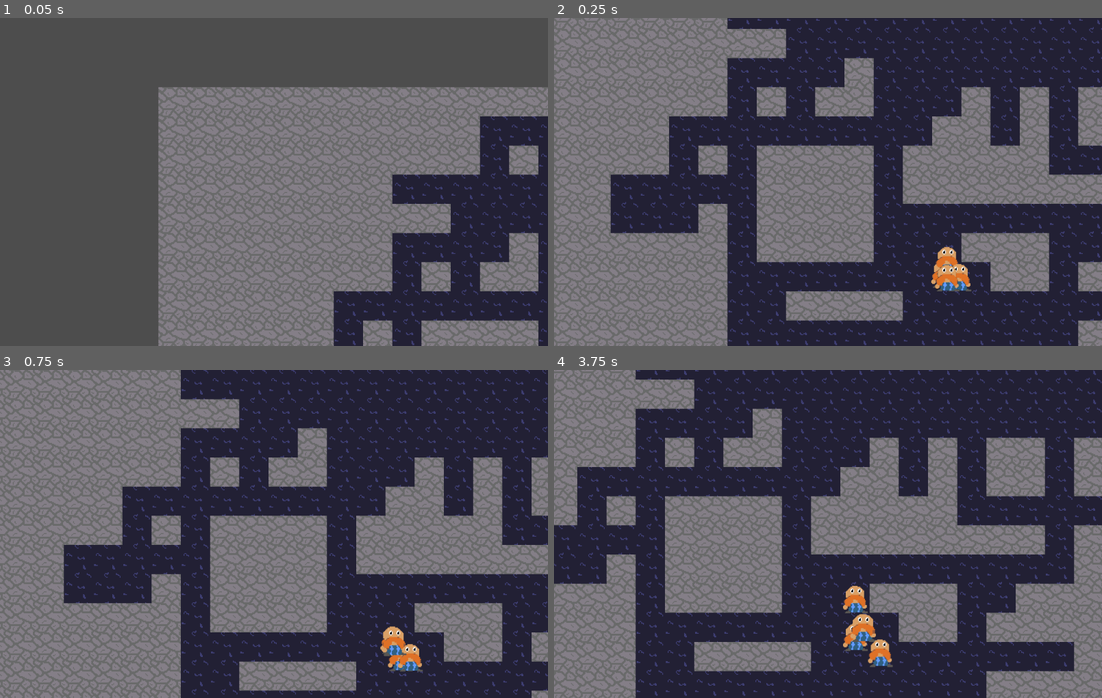
Above: before the commit, frames 1-4 (two rows, left to right).
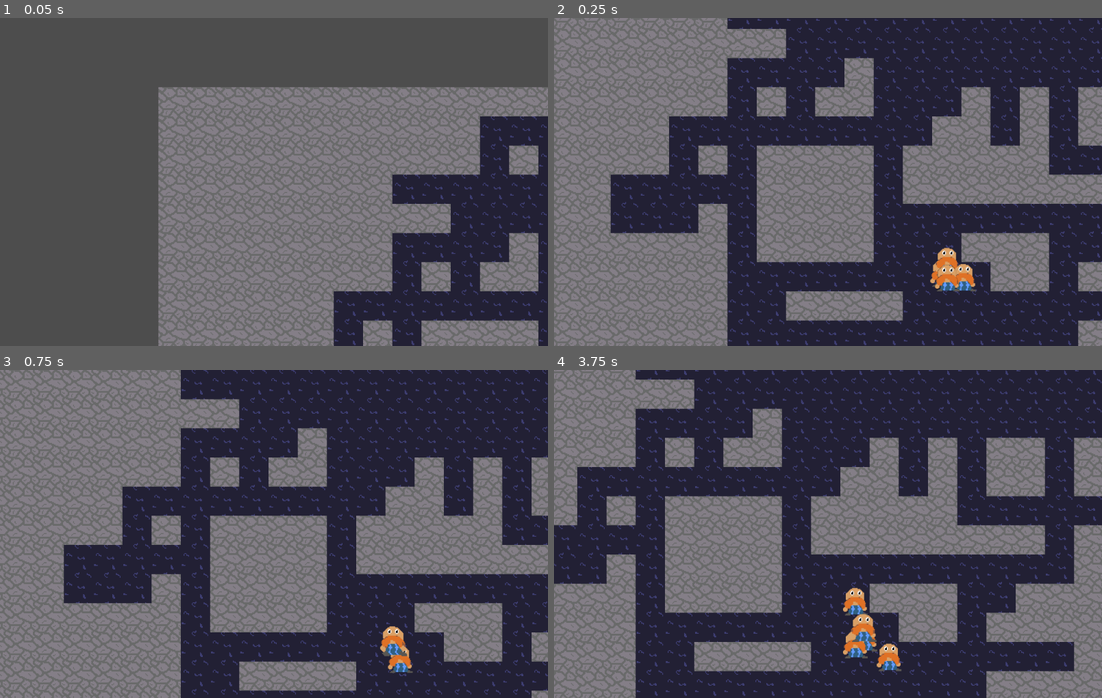
Above: after the commit, the same moments.

Repository: LegoGuy32109/OpenDwarf
Game: Godot game, scene res://WorldGen/World.tscn
Same seed, same stepped clock (60 frames per second), same inputs: the game is played once before the commit and once after it.
Inputs (mouse positions are in pixels of both pictures, inside the frame that each line leads up to):
- Up to frame 1 (0.05 s): no input
- Up to frame 2 (0.25 s): no input
- Up to frame 3 (0.75 s): tap Enter (ui_accept) at 0.5 s; move the mouse to (394, 517) at 0.52 s; hold Right (ui_right) from 0.53 s (still down); click (394, 517) at 0.6 s
- Up to frame 4 (3.75 s): tap Enter (ui_accept) at 0.77, 1.52, 3.02 s; move the mouse to (718, 550) at 1.27 s; release Right (ui_right) at 1.28 s; hold Down (ui_down) 1.28-2.03 s; right-click (718, 550) at 1.35 s; move the mouse to (882, 461) at 2.02 s; hold Right (ui_right) 2.03-2.78 s; hold Mouse wheel up (zoom_in) 2.03-2.78 s; move the mouse to (800, 599) at 2.77 s; hold Up (ui_up) 2.78-3.53 s; tap Mouse wheel down (zoom_out) at 2.85 s; move the mouse to (992, 583) at 3.52 s; hold Left (ui_left) from 3.53 s (still down); click (992, 583) at 3.6 s

Frame 1 is identical in both runs. In frame 2, 0.3% of the frame differs, in the area x 68-77%, y 69-84%; in frame 3, 0.4%; in frame 4, 0.9%, in the area x 52-64%, y 65-92%.

Commit message:
disable idle walk checkbox

Diff:
--- a/Dwarf/Dwarf.gd
+++ b/Dwarf/Dwarf.gd
@@ -21,10 +21,18 @@
 
 var commandQueue: CommandQueue = CommandQueue.new(self)
 
+var tooltipText: String = ""
+
 func _ready():
-	agentSpeed = RandomNumberGenerator.new().randf_range(0.85, 1.2)
+	agentSpeed = RandomNumberGenerator.new().randi_range(85, 120)/100.0
+	tooltipText = name+"\nSpeed: "+str(agentSpeed)
 
 func _process(_delta):
+	if HUD.tileTooltipsEnabled:
+		$StateMenu.tooltip_text = tooltipText
+	else:
+		$StateMenu.tooltip_text = ""
+
 	# giving code smell 😝 might rename state to 'current_action'
 	match state:
 		STATES.IDLE:
@@ -41,7 +49,7 @@
 					commandQueue.nextCommand()
 				elif commandQueue.commandList[0] is Command:
 					print("Huh?")
-			elif randf() < 0.02:
+			elif HUD.idleMoveEnabled and randf() < 0.02:
 				await _moveToNeighbor()
 		STATES.MOVING:
 			sprites.stop()
@@ -79,7 +87,7 @@
 		var tileCoords : Vector2i = path[1]
 		var nextTile : Tile = tiles.get_child(tileCoords.x).get_child(tileCoords.y)
 		var singleTween = create_tween()
-		var curMoveCost : float = nextTile.movementCost * agentSpeed
+		var curMoveCost : float = nextTile.movementCost * 1/agentSpeed
 		if pathfinder.isDiagNeighbor(coordinates, tileCoords):
 			curMoveCost *= 1.2
 		# tweening world position instead of tile coordinates
--- a/Dwarf/Dwarf.tscn
+++ b/Dwarf/Dwarf.tscn
@@ -45,13 +45,12 @@
 anchor_top = 0.5
 anchor_right = 0.5
 anchor_bottom = 0.5
-offset_left = -41.0
+offset_left = -47.0
 offset_top = -16.0
-offset_right = 41.0
+offset_right = 47.0
 offset_bottom = 16.0
 grow_horizontal = 2
 grow_vertical = 2
-size_flags_horizontal = 0
 mouse_default_cursor_shape = 2
 item_count = 1
 popup/item_0/text = "Follow"
--- a/HUD/HUD.gd
+++ b/HUD/HUD.gd
@@ -1,6 +1,10 @@
 extends CanvasLayer
 
 var tileTooltipsEnabled : bool = false
+var idleMoveEnabled : bool = true
 
-func _on_check_box_toggled(button_pressed):
+func _on_tooltips_check_toggled(button_pressed):
 	tileTooltipsEnabled = button_pressed
+
+func _on_idle_move_check_toggled(button_pressed):
+	idleMoveEnabled = button_pressed
--- a/HUD/HUD.tscn
+++ b/HUD/HUD.tscn
@@ -21,12 +21,20 @@
 grow_horizontal = 2
 grow_vertical = 2
 
-[node name="CheckBox" type="CheckBox" parent="Panel/HBoxContainer"]
+[node name="TooltipsCheck" type="CheckBox" parent="Panel/HBoxContainer"]
 layout_mode = 2
 focus_mode = 0
 mouse_filter = 1
 text = "Tooltips Enabled"
 
+[node name="IdleMoveCheck" type="CheckBox" parent="Panel/HBoxContainer"]
+layout_mode = 2
+focus_mode = 0
+mouse_filter = 1
+button_pressed = true
+text = "Idle Walk Enabled"
+
 [connection signal="mouse_entered" from="Panel" to="Panel" method="_on_mouse_entered"]
 [connection signal="mouse_exited" from="Panel" to="Panel" method="_on_mouse_exited"]
-[connection signal="toggled" from="Panel/HBoxContainer/CheckBox" to="." method="_on_check_box_toggled"]
+[connection signal="toggled" from="Panel/HBoxContainer/TooltipsCheck" to="." method="_on_tooltips_check_toggled"]
+[connection signal="toggled" from="Panel/HBoxContainer/IdleMoveCheck" to="." method="_on_idle_move_check_toggled"]
